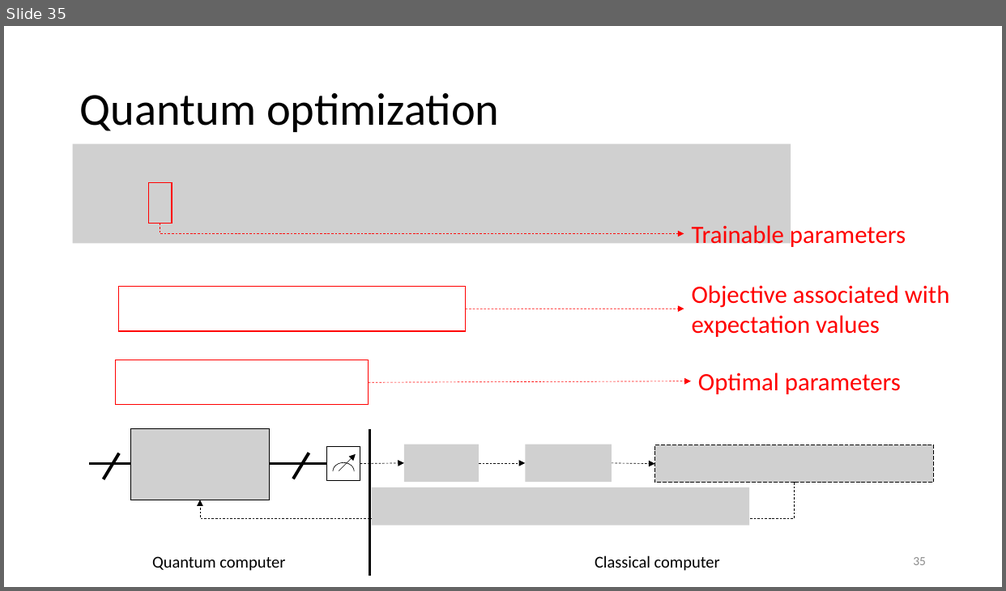
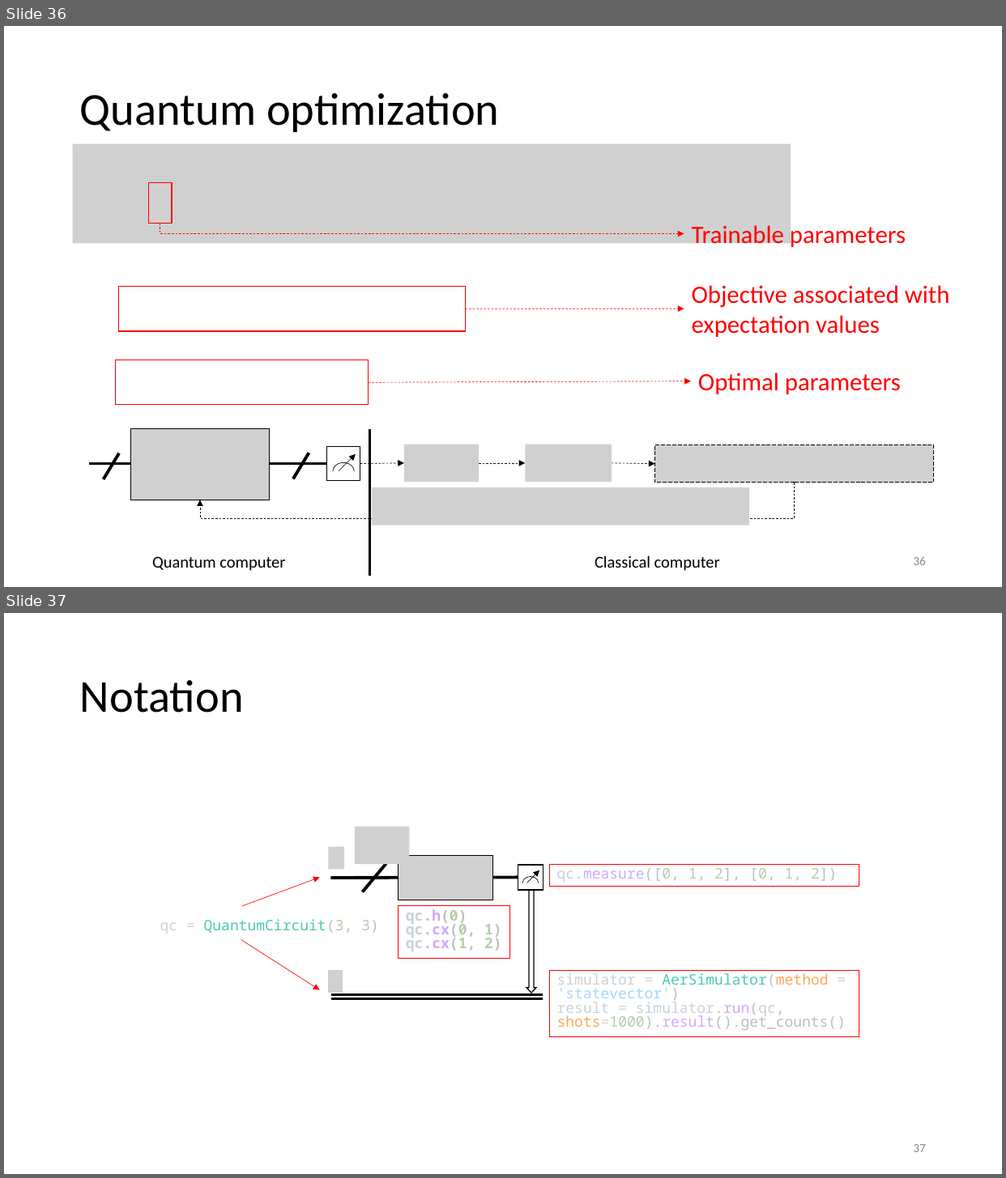
Before and after one commit to vutuanhai237/CourseMaterialsUIT, a slide deck: SExxx-Programming for quantum computer/UPTschool/Qubit and Circuit.pptx. Shown one above the other, each under a label of ours: slide 35 before the commit, slides 36 and 37 after it. The pictures are 1006x591 and 1006x1178 pixels, drawn with LibreOffice and Linux fonts; fonts in the diff are those of the drawing; grey boxes stand for pictures. Boxes give left, top, right and bottom in pixels: in the first picture for what was removed or moved away, otherwise in the second. Text is boxed around its words. In the diff, an @@ line names an element or a change of style, - is before the commit and + after.

```diff
--- a/SExxx-Programming for quantum computer/UPTschool/Qubit and Circuit.pptx
+++ b/SExxx-Programming for quantum computer/UPTschool/Qubit and Circuit.pptx
@@ slide 37 added at (x1=4, y1=613, x2=1002, y2=1174), background #FFFFFF @@
@@ title added at (x1=80, y1=680, x2=244, y2=713), 44 pt, text #000000 @@
+Notation
@@ picture added at (x1=355, y1=826, x2=410, y2=864) @@
@@ picture added at (x1=328, y1=846, x2=344, y2=869) @@
@@ picture added at (x1=398, y1=855, x2=493, y2=901) @@
@@ arrow added from (242, 906) to (320, 877), #FF0000 0.5 pt @@
@@ line added from (331, 878) to (518, 877), #000000 3 pt @@
@@ line added from (363, 892) to (386, 864), #000000 3 pt @@
@@ rectangle added at (x1=518, y1=865, x2=543, y2=891), fill #FFFFFF, outline #000000 1 pt @@
@@ arc (boxed as its full ellipse) added at (x1=522, y1=876, x2=539, y2=890), outline #000000 0.5 pt @@
@@ arrow added from (527, 884) to (539, 871), #000000 0.5 pt @@
@@ rectangle added at (x1=550, y1=865, x2=859, y2=887), outline #FF0000 0.75 pt, 14 pt, text #BBBEBF @@
+qc.measure([0, 1, 2], [0, 1, 2])
@@ down arrow added at (x1=526, y1=890, x2=536, y2=993), outline #000000 1 pt @@
@@ text added at (x1=160, y1=919, x2=379, y2=934), 14 pt, text #4EC9B0 @@
+qc = QuantumCircuit(3, 3)
@@ rectangle added at (x1=398, y1=906, x2=510, y2=959), outline #FF0000 0.75 pt, 14 pt, text #BBBEBF, bold @@
+qc.h(0)
+qc.cx(0, 1)
+qc.cx(1, 2)
@@ arrow added from (241, 940) to (320, 990), #FF0000 0.5 pt @@
@@ picture added at (x1=328, y1=970, x2=343, y2=993) @@
@@ rectangle added at (x1=550, y1=970, x2=859, y2=1037), outline #FF0000 0.75 pt, 14 pt, text #C9D1D9 @@
+simulator = AerSimulator(method = 'statevector')
+result = simulator.run(qc, shots=1000).result().get_counts()
@@ line added from (331, 999) to (543, 999), #000000 2.25 pt @@
@@ line added from (331, 995) to (543, 995), #000000 2.25 pt @@
@@ page number added at (x1=913, y1=1144, x2=926, y2=1152), 12 pt, text #8C8C8C @@
+37
@@ what was slide 35 is now slide 36 @@
@@ page number at (x1=913, y1=557, x2=926, y2=565): text changed @@
-35
+36
```
Also in this commit, not shown: 6 slides changed, 3 other slides added, 12 other files.
